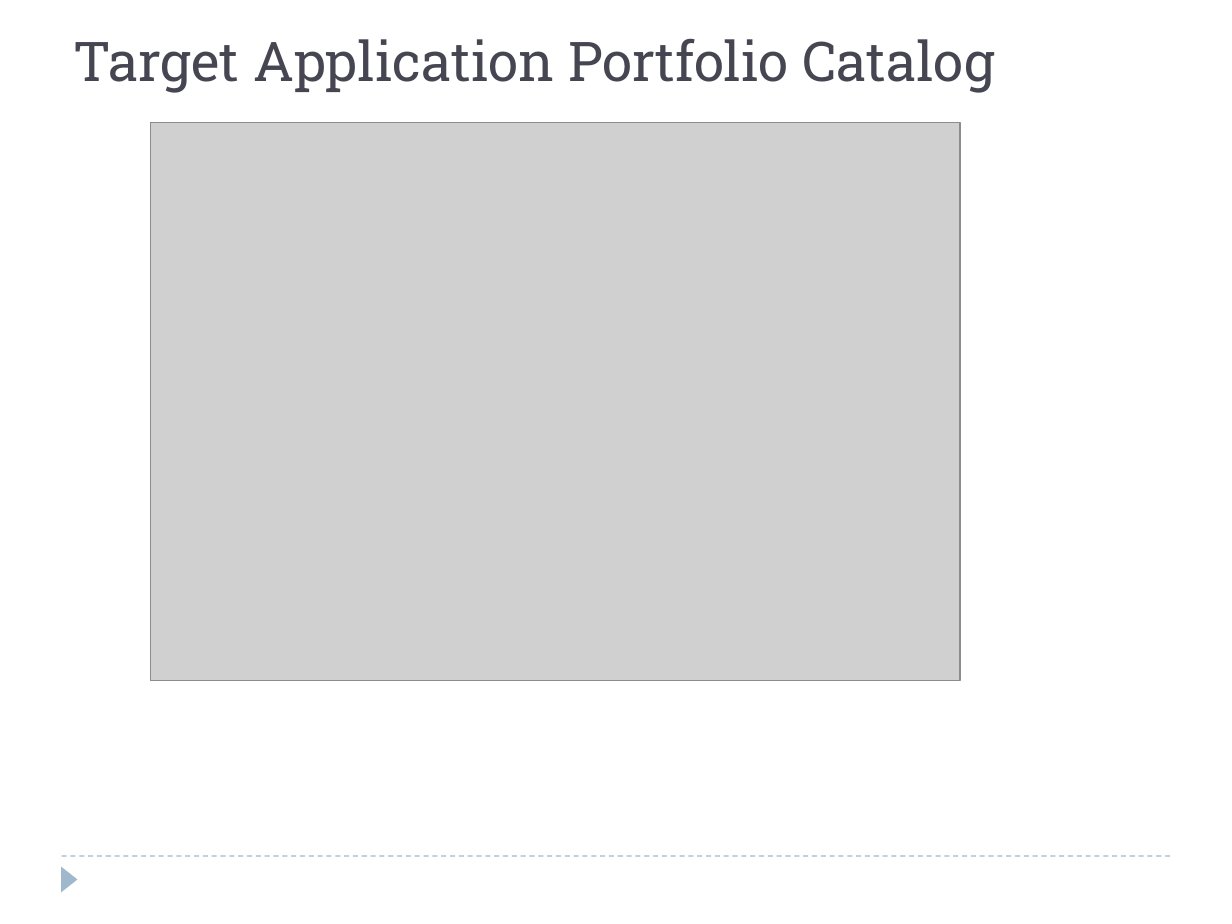
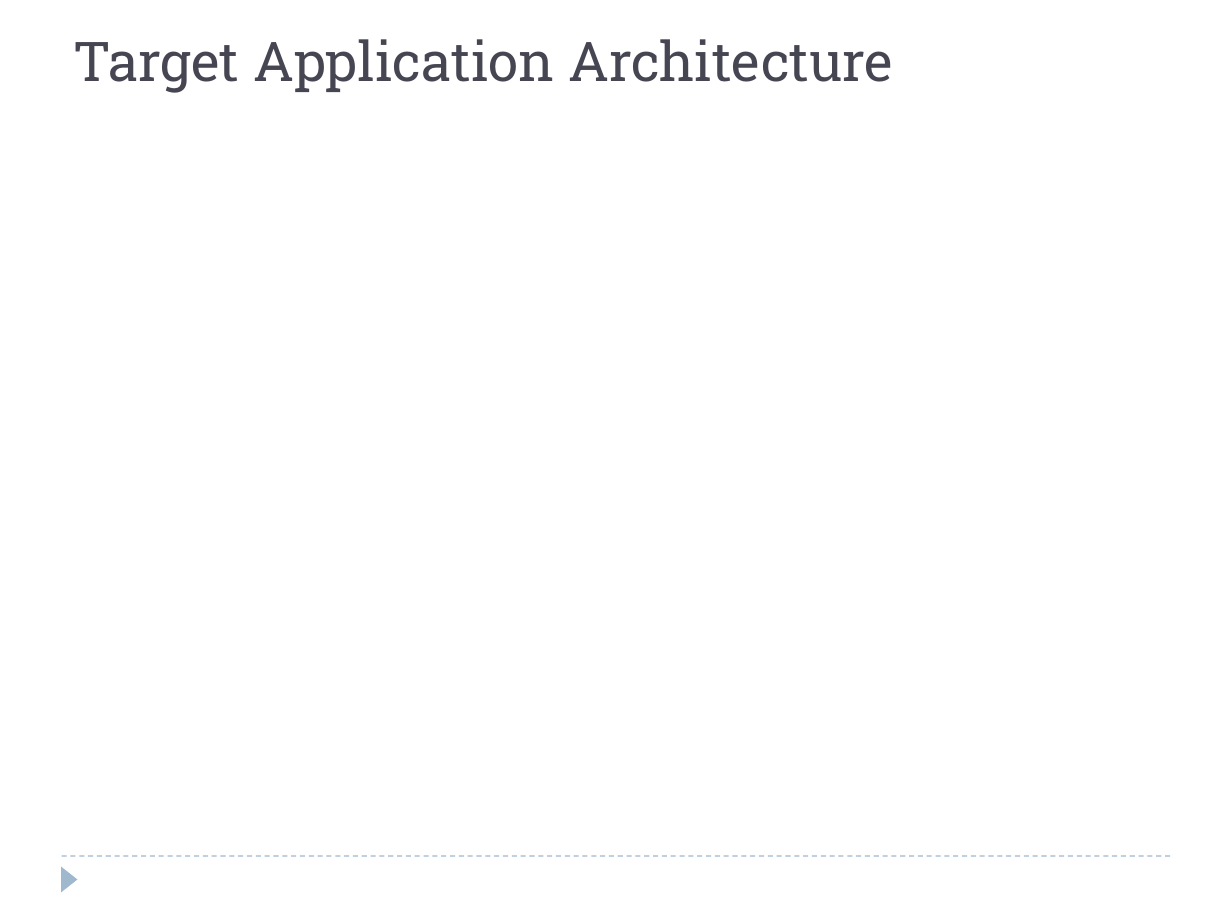
Before and after one commit to windieccf/t1-shipping, a slide deck: slide 31 of Enterprise Architech Presentation.pptx (slide 29 before the commit). Drawn at 1232x924 pixels with LibreOffice and Linux fonts; fonts in the diff are those of the drawing; grey boxes stand for pictures. Boxes give left, top, right and bottom in pixels: in the first picture for what was removed or moved away, otherwise in the second. Text is boxed around its words. In the diff, an @@ line names an element or a change of style, - is before the commit and + after.

Commit message:
Update for application architecture

```diff
--- a/Enterprise Architech Presentation.pptx
+++ b/Enterprise Architech Presentation.pptx
@@ text at (74, 39, 893, 93): text changed @@
-Target Application Portfolio Catalog
+Target Application Architecture
@@ picture removed at (150, 122, 960, 680) @@
```
Also in this commit, not shown: 14 other slides changed, 1 slide removed.
